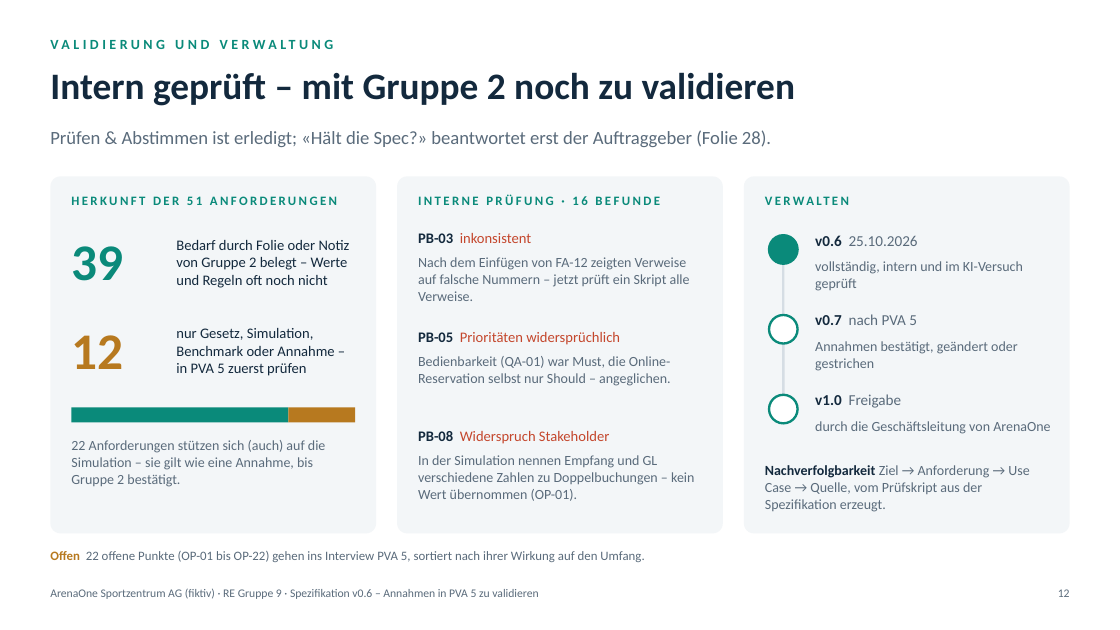
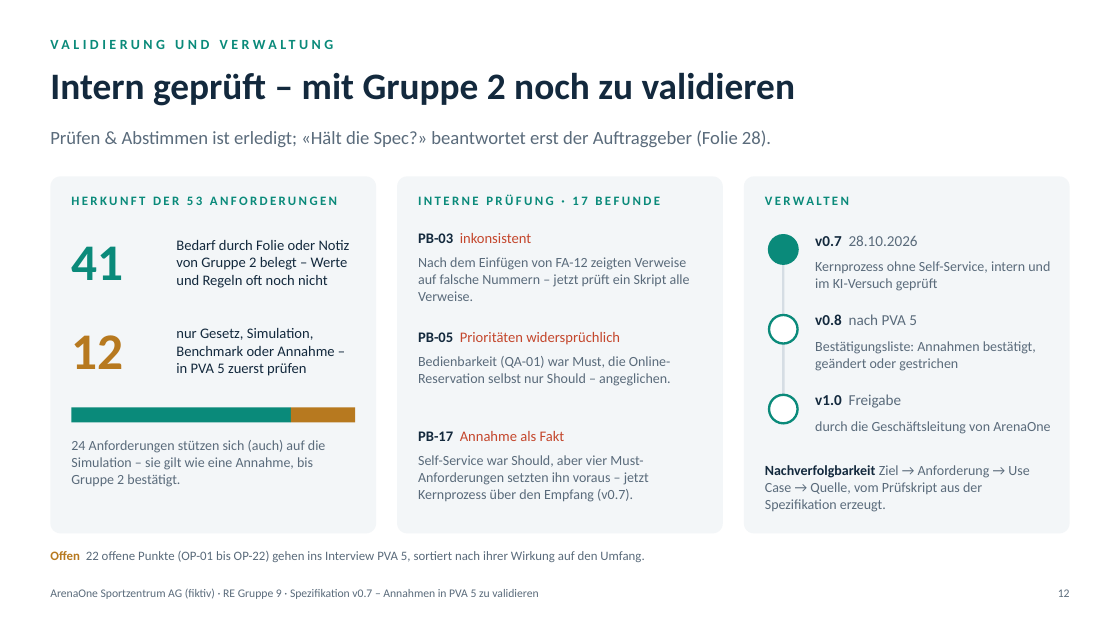
Before and after one commit to gotazlib/abgaben, a slide deck: slide 12 of requirements-engineering/re-arenaone/praesentation-pva9-10/RE_ArenaOne_Loesung.pptx. Drawn at 1120x630 pixels with LibreOffice and Linux fonts; fonts in the diff are those of the drawing. Boxes give left, top, right and bottom in pixels: in the first picture for what was removed or moved away, otherwise in the second. Text is boxed around its words. In the diff, an @@ line names an element or a change of style, - is before the commit and + after.

Commit message:
Requirements Engineering: ArenaOne Spezifikation v0.7 (Kernprozess ohne Self-Service), Leitfaden mit Muss-Fragen, Bestätigungsliste

```diff
--- a/requirements-engineering/re-arenaone/praesentation-pva9-10/RE_ArenaOne_Loesung.pptx
+++ b/requirements-engineering/re-arenaone/praesentation-pva9-10/RE_ArenaOne_Loesung.pptx
@@ text at [71, 196, 337, 205]: text changed @@
-HERKUNFT DER 51 ANFORDERUNGEN
+HERKUNFT DER 53 ANFORDERUNGEN
@@ text at [418, 195, 660, 205]: text changed @@
-INTERNE PRÜFUNG · 16 BEFUNDE
+INTERNE PRÜFUNG · 17 BEFUNDE
@@ text at [815, 235, 918, 246]: text changed @@
-v0.6 25.10.2026
+v0.7 28.10.2026
@@ text at [71, 246, 123, 280]: text changed @@
-39
+41
@@ text at [815, 261, 1050, 291]: text changed @@
-vollständig, intern und im KI-Versuch geprüft
+Kernprozess ohne Self-Service, intern und im KI-Versuch geprüft
@@ text at [815, 314, 917, 325]: text changed @@
-v0.7 nach PVA 5
+v0.8 nach PVA 5
@@ text at [815, 341, 1036, 371]: text changed @@
-Annahmen bestätigt, geändert oder gestrichen
+Bestätigungsliste: Annahmen bestätigt, geändert oder gestrichen
@@ text at [71, 440, 325, 487]: text changed @@
-22 Anforderungen stützen sich (auch) auf die Simulation – sie gilt wie eine Annahme, bis Gruppe 2 bestätigt.
+24 Anforderungen stützen sich (auch) auf die Simulation – sie gilt wie eine Annahme, bis Gruppe 2 bestätigt.
@@ text at [418, 431, 565, 441]: text changed @@
-PB-08 Widerspruch Stakeholder
+PB-17 Annahme als Fakt
@@ text at [418, 455, 649, 502]: text changed @@
-In der Simulation nennen Empfang und GL verschiedene Zahlen zu Doppelbuchungen – kein Wert übernommen (OP-01).
+Self-Service war Should, aber vier Must-Anforderungen setzten ihn voraus – jetzt Kernprozess über den Empfang (v0.7).
@@ text at [50, 588, 538, 599]: text changed @@
-ArenaOne Sportzentrum AG (fiktiv) · RE Gruppe 9 · Spezifikation v0.6 – Annahmen in PVA 5 zu validieren
+ArenaOne Sportzentrum AG (fiktiv) · RE Gruppe 9 · Spezifikation v0.7 – Annahmen in PVA 5 zu validieren
```
Also in this commit, not shown: 24 other slides changed, 44 other files.
